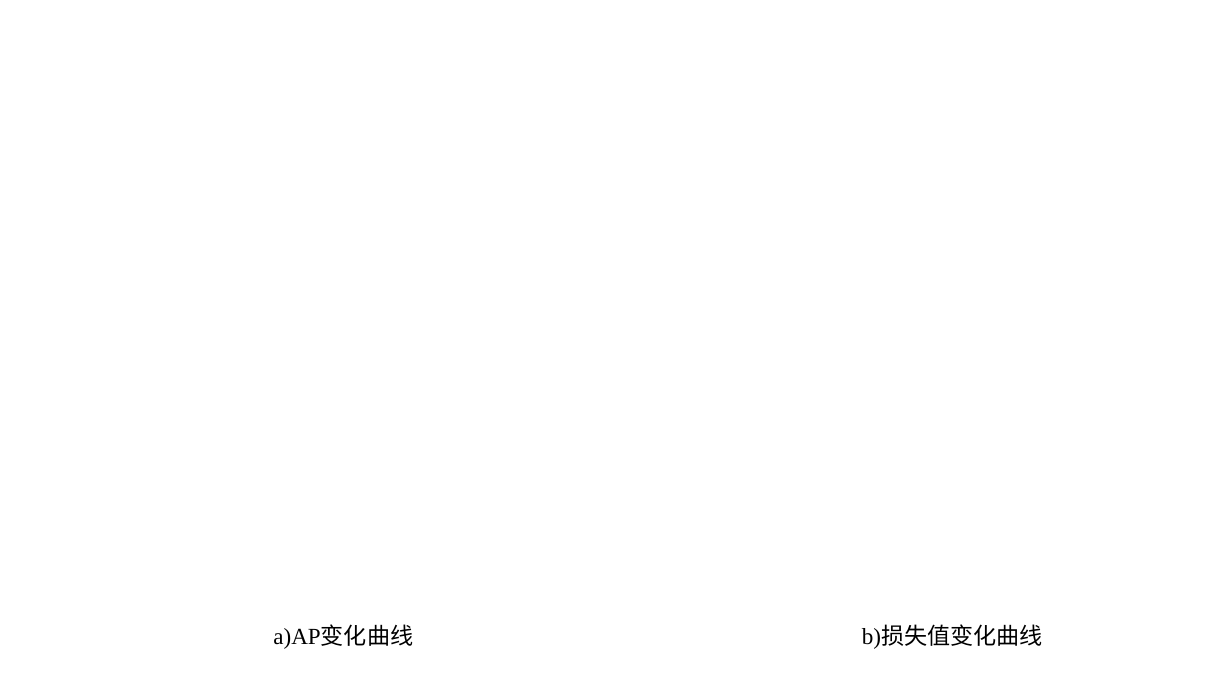
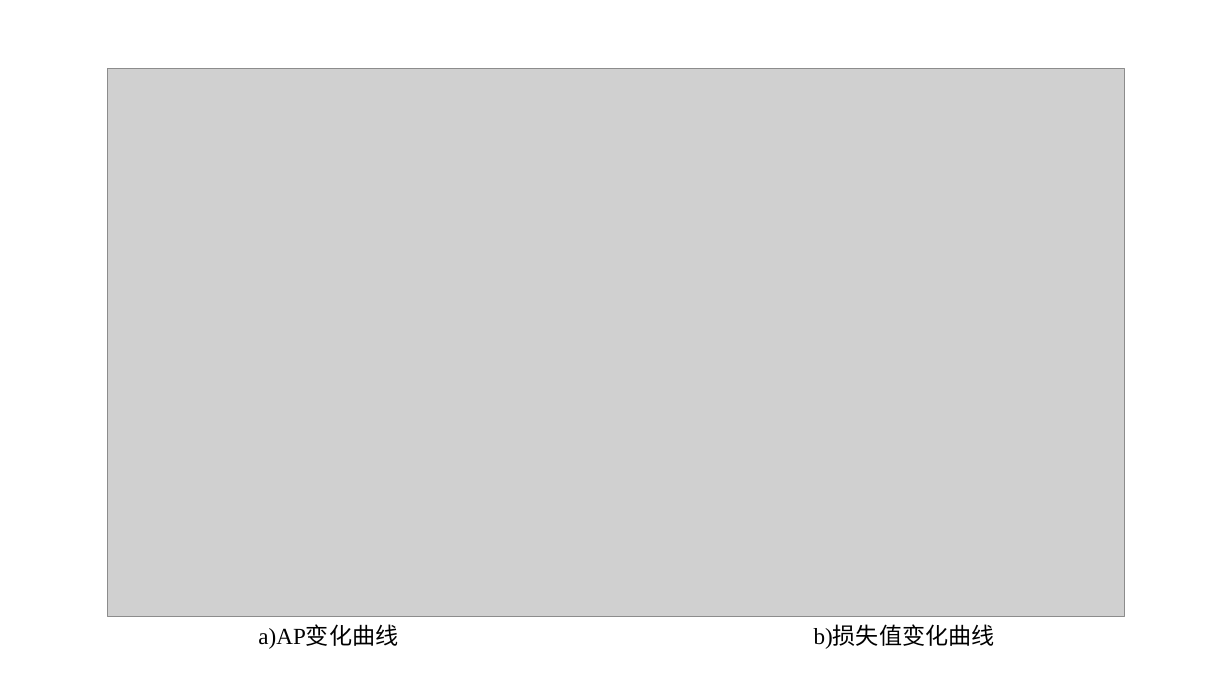
Before and after one commit to sodalone/fcos_implementation, a slide deck: slide 5 of word/图片/pic.pptx. Drawn at 1232x693 pixels with LibreOffice and Linux fonts; fonts in the diff are those of the drawing; grey boxes stand for pictures; background and template pictures are left out. Boxes give left, top, right and bottom in pixels: in the first picture for what was removed or moved away, otherwise in the second. Text is boxed around its words. In the diff, an @@ line names an element or a change of style, - is before the commit and + after.

```diff
--- a/word/图片/pic.pptx
+++ b/word/图片/pic.pptx
@@ picture added at <box>108,68,1125,617</box> @@
@@ text "a)AP变化曲线": place and size @@
-text "a)AP变化曲线" at <box>273,626,413,649</box>
+text "a)AP变化曲线" at <box>258,626,398,649</box>
@@ text "b)损失值变化曲线": place and size @@
-text "b)损失值变化曲线" at <box>862,626,1043,649</box>
+text "b)损失值变化曲线" at <box>814,626,995,649</box>
```
Also in this commit, not shown: 18 other files.
